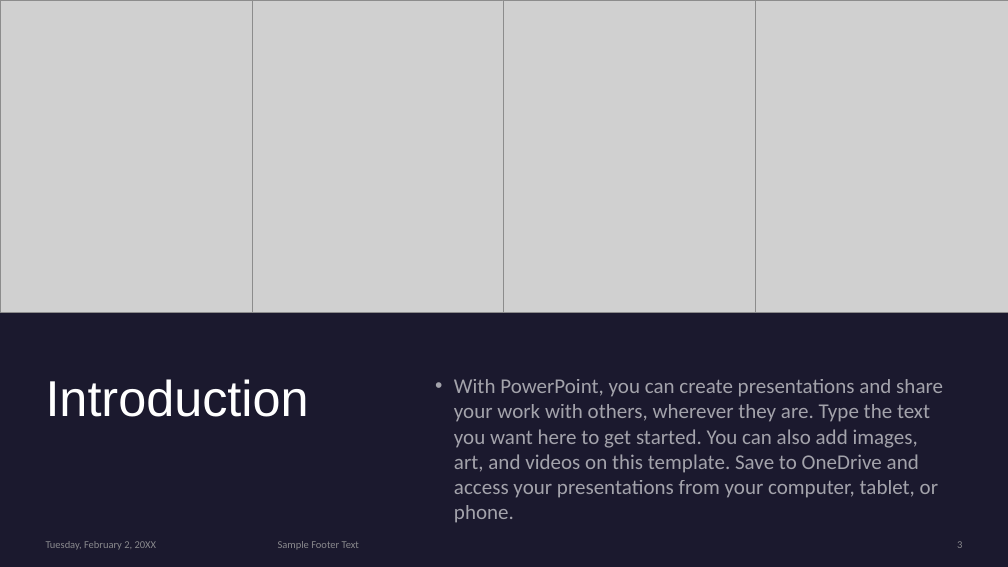
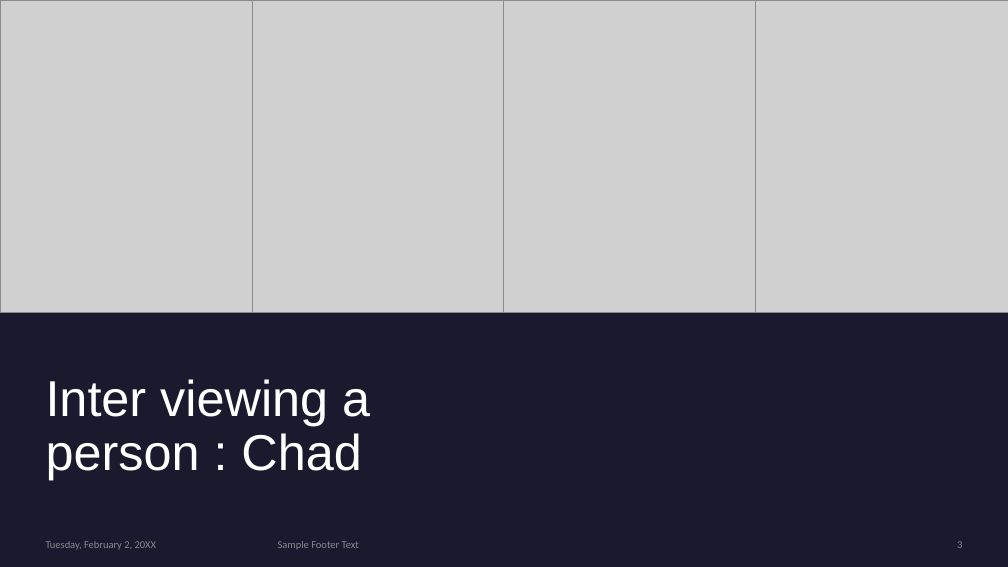
Before and after one commit to Digital-Tech-KKHS/10dtc-computer-hardware-csherwinqqq, a slide deck: slide 3 of Presentation Template.pptx. Drawn at 1008x567 pixels with LibreOffice and Linux fonts; fonts in the diff are those of the drawing; grey boxes stand for pictures. Boxes give left, top, right and bottom in pixels: in the first picture for what was removed or moved away, otherwise in the second. Text is boxed around its words. In the diff, an @@ line names an element or a change of style, - is before the commit and + after.

```diff
--- a/Presentation Template.pptx
+++ b/Presentation Template.pptx
@@ title at (46, 379, 370, 480): text changed @@
-Introduction
+Inter viewing a person : Chad
@@ text removed at (454, 379, 943, 523) @@
-• With PowerPoint, you can create presentations and share your work with others, wherever they are. Type the text you want here to get started. You can also add images, art, and videos on this template. Save to OneDrive and access your presentations from your computer, tablet, or phone.
```
Also in this commit, not shown: 7 other slides changed, 1 slide added, 1 slide removed.
